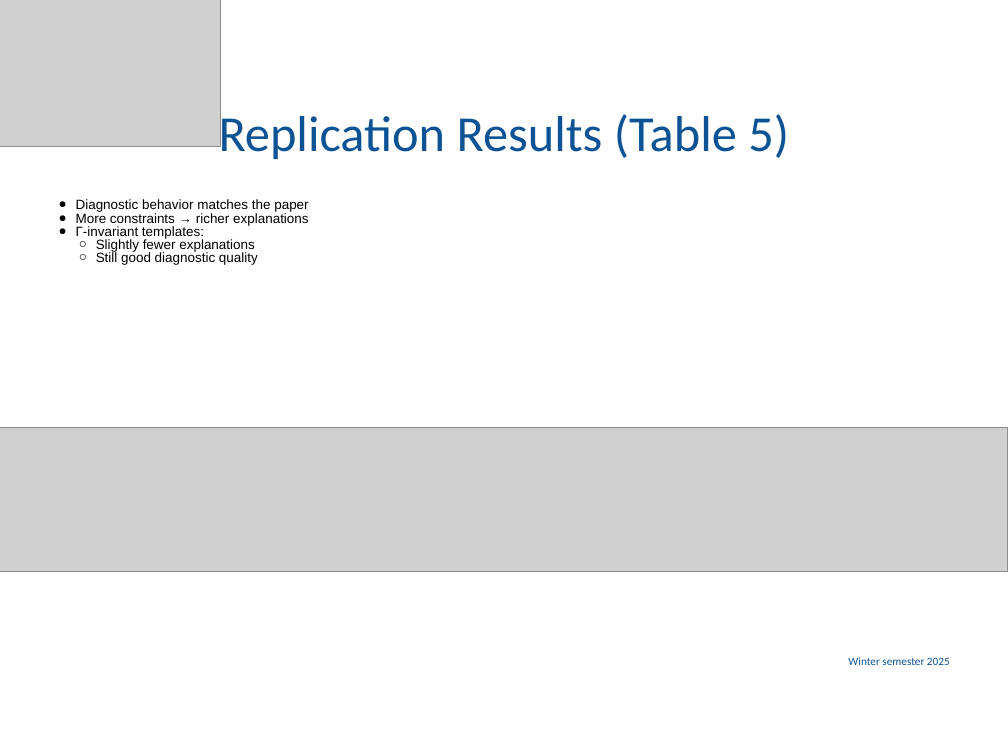
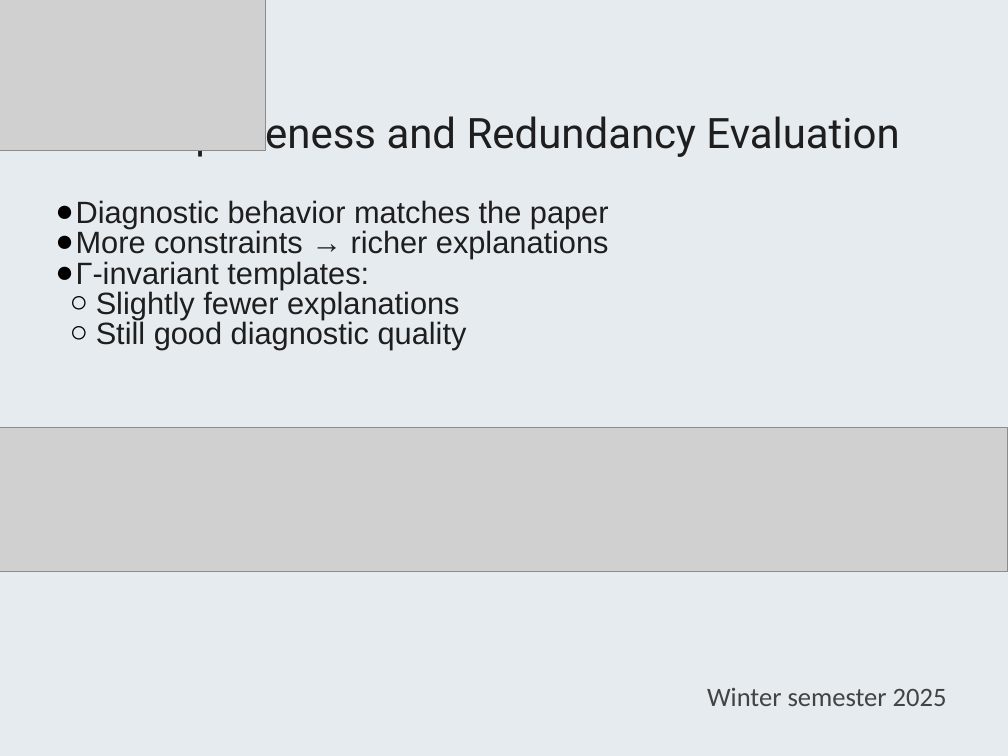
Before and after one commit to knikzad/process-mining-conformance-diagnostics-replication, a slide deck: slide 11 of presentation/Replication_Presentation.pptx. Drawn at 1008x756 pixels with LibreOffice and Linux fonts; fonts in the diff are those of the drawing; grey boxes stand for pictures. Boxes give left, top, right and bottom in pixels: in the first picture for what was removed or moved away, otherwise in the second. Text is boxed around its words. In the diff, an @@ line names an element or a change of style, - is before the commit and + after.

Commit message:
update presentation with redesigned theme

```diff
--- a/presentation/Replication_Presentation.pptx
+++ b/presentation/Replication_Presentation.pptx
@@ background #FFFFFF to #E6EBF0 @@
@@ picture: place and size @@
-picture at [0,0,221,146]
+picture at [0,0,265,150]
@@ title at [107,109,899,157]: text changed; size 36 to 30 pt; font Calibri to Roboto; text colour #0B5394 to #1E1E1E @@
-Replication Results (Table 5)
+Completeness and Redundancy Evaluation
@@ text "Diagnostic behavior matches the paper" at [76,200,947,706]: size 9.6 to 22 pt, text colour #000000 to #1E1E1E in "Diagnostic behavior matches the paper", "More constraints → richer explanations", "Γ-invariant templates:", "Slightly fewer explanations" and 1 more places; size 8 to 19 pt, text colour #0B5394 to #434343 in "Winter semester 2025"; indent changed; line spacing 0.7 to 0.8; more space between paragraphs @@
```
Also in this commit, not shown: 13 other slides changed, 1 slide added, 1 other file.
